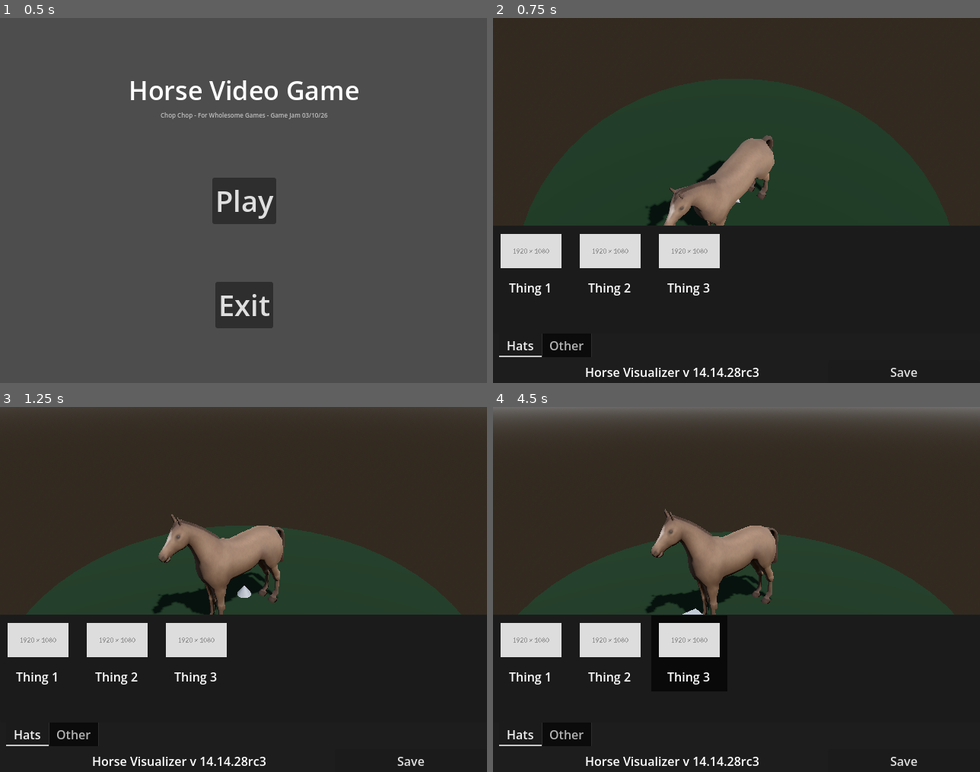
Above: before the commit, frames 1-4 (two rows, left to right).
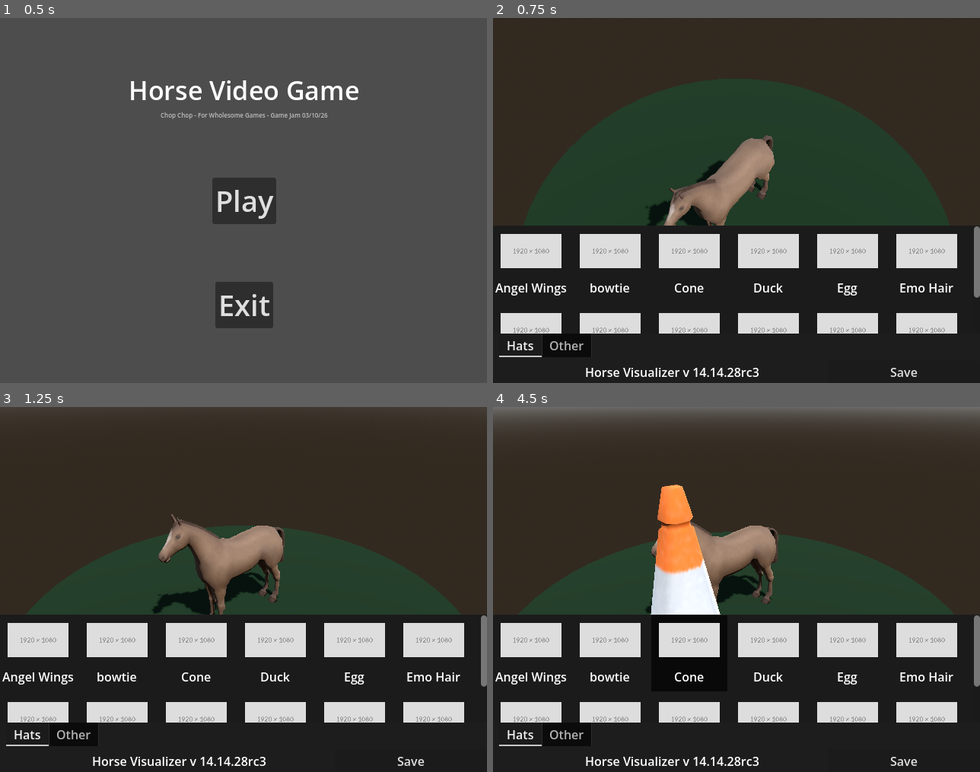
Above: after the commit, the same moments.

Repository: lukewhitingdev/gamejam-Bradys-Day-Out
Game: Godot game, scene res://Maps/MainMenuMap.tscn
Same seed, same stepped clock (60 frames per second), same inputs: the game is played once before the commit and once after it. The engine's default icon, where the game draws it, is replaced by a stand-in: a white triangle on a blue panel in a dark square.
Inputs (mouse positions are in pixels of both pictures, inside the frame that each line leads up to):
- Up to frame 1 (0.5 s): no input
- Up to frame 2 (0.75 s): click "Play" at 0.5 s
- Up to frame 3 (1.25 s): no input
- Up to frame 4 (4.5 s): tap Enter at 1.25 s; move the mouse to (736, 680) at 1.27 s; press the mouse at (736, 680) at 1.28 s; hold D (move_right) 1.28-2.03 s; tap Space (start_game) at 2 s; move the mouse to (531, 651) at 2.02 s; release the mouse at (531, 651) at 2.03 s; hold A (move_left) 2.03-2.75 s; click (531, 651) at 2.1 s; click "Save" at 2.75 s; move the mouse to (609, 651) at 3.52 s; hold Right mouse button (Right_Click) 3.53-4.28 s; hold D (move_right) from 3.53 s (still down); click (609, 651) at 3.8 s; move the mouse to (687, 651) at 4.27 s; click (687, 651) at 4.35 s

Frame 1 is identical in both runs. In frame 2, 8.8% of the frame differs, in the area x 0-100%, y 49-87%; in frame 3, 8.8%; in frame 4, 12%, in the area x 0-100%, y 21-87%.

Commit message:
Updated docs and added new props and updated UI in dressup map for new props

Diff:
--- a/app/chopchop/GameObjects/DressupCamera.tscn
+++ b/app/chopchop/GameObjects/DressupCamera.tscn
@@ -2,11 +2,6 @@
 
 [ext_resource type="Script" uid="uid://038fvp6kakgp" path="res://GameObjects/dressup_camera.gd" id="1_qg2v2"]
 [ext_resource type="PackedScene" uid="uid://1uvcjhnn2kkh" path="res://GameObjects/PlayerHorseMeshCollection.tscn" id="2_msrnv"]
-
-[sub_resource type="CylinderMesh" id="CylinderMesh_ul1a7"]
-top_radius = 0.0
-bottom_radius = 0.137
-height = 0.2
 
 [sub_resource type="SeparationRayShape3D" id="SeparationRayShape3D_qg2v2"]
 
@@ -15,8 +10,7 @@
 
 [node name="cursorobj" type="MeshInstance3D" parent="." unique_id=1169237213]
 unique_name_in_owner = true
-transform = Transform3D(0.5, 0, 0, 0, 0.5, 0, 0, 0, 0.5, 0, 1.6282498, 0)
-mesh = SubResource("CylinderMesh_ul1a7")
+transform = Transform3D(2, 0, 0, 0, 2, 0, 0, 0, 2, 0, 1.6282498, 0)
 
 [node name="Horse" parent="." unique_id=1159776203 instance=ExtResource("2_msrnv")]
 unique_name_in_owner = true
--- a/app/chopchop/GameObjects/Props/angelWingProp.tscn
+++ b/app/chopchop/GameObjects/Props/angelWingProp.tscn
@@ -6,6 +6,6 @@
 [node name="AngelWingProp" type="Node3D" unique_id=1933979478]
 
 [node name="MeshInstance3D" type="MeshInstance3D" parent="." unique_id=216369725]
-transform = Transform3D(4.843226, 24.844772, 0, -1.2422386, 96.864525, 0, 0, 0, 19.999998, 0.21850011, 0.26558167, 0.11259401)
+transform = Transform3D(0.48432264, 2.4844773, 0, -0.124223866, 9.686453, 0, 0, 0, 0.2, 0.0023385733, 0, 0)
 mesh = ExtResource("1_no11o")
 surface_material_override/0 = ExtResource("2_4ajqn")
--- a/app/chopchop/GameObjects/Props/bowtieProp.tscn
+++ b/app/chopchop/GameObjects/Props/bowtieProp.tscn
@@ -1,3 +1,10 @@
 [gd_scene format=3 uid="uid://bqeruht8xgo5f"]
 
+[ext_resource type="ArrayMesh" uid="uid://yayi64koukth" path="res://Assets/Meshes/bowtie.tres" id="1_hwkew"]
+[ext_resource type="Material" uid="uid://cjxvo3f0w5o6m" path="res://Materials/Props/PropMat.tres" id="2_vbbav"]
+
 [node name="BowtieProp" type="Node3D" unique_id=352626119]
+
+[node name="MeshInstance3D" type="MeshInstance3D" parent="." unique_id=128964285]
+mesh = ExtResource("1_hwkew")
+surface_material_override/0 = ExtResource("2_vbbav")
--- a/app/chopchop/GameObjects/dressup_camera.gd
+++ b/app/chopchop/GameObjects/dressup_camera.gd
@@ -5,6 +5,9 @@
 var bValidPlacingPosition: bool = false;
 
 @onready var AssetSelector: TableAssetSelectorScript = $"../UI/ColorRect/VBoxContainer/TabAssetSelector"
+
+var hasCurrentSelectedAsset = false
+var currentSelectedAsset: Resource
 
 const DegToRad = 0.0174533
 
@@ -21,7 +24,14 @@
 
 func _on_asset_changed(data: GridItemData):
 	print_debug("Changed asset to: %s with data: %s" % [data.Name, data.Asset])
+	currentSelectedAsset = data.Asset
+	hasCurrentSelectedAsset = true
 	var node = data.Asset.instantiate()
+	var children = %cursorobj.get_children()
+
+	for child in children:
+		child.queue_free()
+
 	%cursorobj.add_child(node)
 
 # Called every frame. 'delta' is the elapsed time since the previous frame.
@@ -69,8 +79,8 @@
 		TargetRotation.x -= event.relative.y * 0.3 * DegToRad
 		TargetRotation.x = clamp(TargetRotation.x, -89 * DegToRad, 2 * DegToRad)
 
-	if event.is_action_pressed("Left_Click") && bValidPlacingPosition:
-		var scene = load("res://Models/horse.tscn")
+	if event.is_action_pressed("Left_Click") && bValidPlacingPosition && hasCurrentSelectedAsset:
+		var scene = currentSelectedAsset
 		var instance = scene.instantiate()
 		%Horse.add_child(instance)
 		instance.global_position = %cursorobj.global_position
--- a/app/chopchop/Maps/DressupMap.tscn
+++ b/app/chopchop/Maps/DressupMap.tscn
@@ -2,11 +2,21 @@
 
 [ext_resource type="PackedScene" uid="uid://duaaacuu27dlc" path="res://GameObjects/DressupCamera.tscn" id="1_w1bt5"]
 [ext_resource type="PackedScene" uid="uid://dhpn27c2dsgj7" path="res://UI/Components/TabAssetSelector/TabAssetSelector.tscn" id="3_r8qcy"]
-[ext_resource type="PackedScene" uid="uid://dceip6uqvb6j2" path="res://GameObjects/Props/horseProp.tscn" id="4_0pwnk"]
+[ext_resource type="PackedScene" uid="uid://bytlfirejfd70" path="res://GameObjects/Props/angelWingProp.tscn" id="4_0pwnk"]
 [ext_resource type="Script" uid="uid://d3eg2k2t5iaua" path="res://Scripts/GridItemData.gd" id="4_ye5xf"]
-[ext_resource type="PackedScene" uid="uid://npbsrhalvqdo" path="res://GameObjects/PlaceholderAsset.tscn" id="5_0pwnk"]
+[ext_resource type="PackedScene" uid="uid://bqeruht8xgo5f" path="res://GameObjects/Props/bowtieProp.tscn" id="6_0pwnk"]
 [ext_resource type="PackedScene" uid="uid://da4rmkrkeds84" path="res://UI/Components/Footer/SaveFooter.tscn" id="6_q56ad"]
 [ext_resource type="Texture2D" uid="uid://srqiga0ssrn8" path="res://Assets/placeholder.svg" id="6_qq275"]
+[ext_resource type="PackedScene" uid="uid://b4fgg4bnxnrc6" path="res://GameObjects/Props/coneProp.tscn" id="7_0pwnk"]
+[ext_resource type="PackedScene" uid="uid://c71oqg5dgctwa" path="res://GameObjects/Props/duckProp.tscn" id="8_6jmne"]
+[ext_resource type="PackedScene" uid="uid://bv8mpqxmsekxu" path="res://GameObjects/Props/eggProp.tscn" id="9_7t57g"]
+[ext_resource type="PackedScene" uid="uid://bqcptvuhndhqi" path="res://GameObjects/Props/emoHairProp.tscn" id="10_7t57g"]
+[ext_resource type="PackedScene" uid="uid://bdwvcqeuhxu1j" path="res://GameObjects/Props/hornProp.tscn" id="11_46v5c"]
+[ext_resource type="PackedScene" uid="uid://dceip6uqvb6j2" path="res://GameObjects/Props/horseProp.tscn" id="12_0p6cv"]
+[ext_resource type="PackedScene" uid="uid://c6u1q0b12ekig" path="res://GameObjects/Props/moustacheProp.tscn" id="13_qcrb5"]
+[ext_resource type="PackedScene" uid="uid://b5p0mj3d5y1xr" path="res://GameObjects/Props/sheriffBadgeProp.tscn" id="14_an2ts"]
+[ext_resource type="PackedScene" uid="uid://cnkyhb5r6rii4" path="res://GameObjects/Props/sunglassesProp.tscn" id="15_qcrb5"]
+[ext_resource type="PackedScene" uid="uid://r15o3pjvut2k" path="res://GameObjects/Props/tophatProp.tscn" id="16_an2ts"]
 
 [sub_resource type="ProceduralSkyMaterial" id="ProceduralSkyMaterial_7dwbp"]
 
@@ -27,23 +37,86 @@
 
 [sub_resource type="Resource" id="Resource_d3pcb"]
 script = ExtResource("4_ye5xf")
-Name = "Thing 1"
+Name = "Angel Wings"
 AssetImage = ExtResource("6_qq275")
 Asset = ExtResource("4_0pwnk")
 metadata/_custom_type_script = "uid://d3eg2k2t5iaua"
 
 [sub_resource type="Resource" id="Resource_2spav"]
 script = ExtResource("4_ye5xf")
-Name = "Thing 2"
+Name = "bowtie"
 AssetImage = ExtResource("6_qq275")
-Asset = ExtResource("5_0pwnk")
+Asset = ExtResource("6_0pwnk")
 metadata/_custom_type_script = "uid://d3eg2k2t5iaua"
 
 [sub_resource type="Resource" id="Resource_q56ad"]
 script = ExtResource("4_ye5xf")
-Name = "Thing 3"
+Name = "Cone"
 AssetImage = ExtResource("6_qq275")
-Asset = ExtResource("5_0pwnk")
+Asset = ExtResource("7_0pwnk")
+metadata/_custom_type_script = "uid://d3eg2k2t5iaua"
+
+[sub_resource type="Resource" id="Resource_msrnv"]
+script = ExtResource("4_ye5xf")
+Name = "Duck"
+AssetImage = ExtResource("6_qq275")
+Asset = ExtResource("8_6jmne")
+metadata/_custom_type_script = "uid://d3eg2k2t5iaua"
+
+[sub_resource type="Resource" id="Resource_e12o6"]
+script = ExtResource("4_ye5xf")
+Name = "Egg"
+AssetImage = ExtResource("6_qq275")
+Asset = ExtResource("9_7t57g")
+metadata/_custom_type_script = "uid://d3eg2k2t5iaua"
+
+[sub_resource type="Resource" id="Resource_ul1a7"]
+script = ExtResource("4_ye5xf")
+Name = "Emo Hair"
+AssetImage = ExtResource("6_qq275")
+Asset = ExtResource("10_7t57g")
+metadata/_custom_type_script = "uid://d3eg2k2t5iaua"
+
+[sub_resource type="Resource" id="Resource_7t57g"]
+script = ExtResource("4_ye5xf")
+Name = "Horn"
+AssetImage = ExtResource("6_qq275")
+Asset = ExtResource("11_46v5c")
+metadata/_custom_type_script = "uid://d3eg2k2t5iaua"
+
+[sub_resource type="Resource" id="Resource_q2xwe"]
+script = ExtResource("4_ye5xf")
+Name = "Horse"
+AssetImage = ExtResource("6_qq275")
+Asset = ExtResource("12_0p6cv")
+metadata/_custom_type_script = "uid://d3eg2k2t5iaua"
+
+[sub_resource type="Resource" id="Resource_pj3nd"]
+script = ExtResource("4_ye5xf")
+Name = "Moustache"
+AssetImage = ExtResource("6_qq275")
+Asset = ExtResource("13_qcrb5")
+metadata/_custom_type_script = "uid://d3eg2k2t5iaua"
+
+[sub_resource type="Resource" id="Resource_yu4qx"]
+script = ExtResource("4_ye5xf")
+Name = "Sheriff Badge"
+AssetImage = ExtResource("6_qq275")
+Asset = ExtResource("14_an2ts")
+metadata/_custom_type_script = "uid://d3eg2k2t5iaua"
+
+[sub_resource type="Resource" id="Resource_n7jug"]
+script = ExtResource("4_ye5xf")
+Name = "Sunglasses"
+AssetImage = ExtResource("6_qq275")
+Asset = ExtResource("15_qcrb5")
+metadata/_custom_type_script = "uid://d3eg2k2t5iaua"
+
+[sub_resource type="Resource" id="Resource_ngluk"]
+script = ExtResource("4_ye5xf")
+Name = "Top Hat"
+AssetImage = ExtResource("6_qq275")
+Asset = ExtResource("16_an2ts")
 metadata/_custom_type_script = "uid://d3eg2k2t5iaua"
 
 [node name="DressupMap" type="Node3D" unique_id=772668591]
@@ -94,7 +167,7 @@
 layout_mode = 2
 size_flags_horizontal = 3
 size_flags_vertical = 10
-Items = Array[ExtResource("4_ye5xf")]([SubResource("Resource_d3pcb"), SubResource("Resource_2spav"), SubResource("Resource_q56ad")])
+Items = Array[ExtResource("4_ye5xf")]([SubResource("Resource_d3pcb"), SubResource("Resource_2spav"), SubResource("Resource_q56ad"), SubResource("Resource_msrnv"), SubResource("Resource_e12o6"), SubResource("Resource_ul1a7"), SubResource("Resource_7t57g"), SubResource("Resource_q2xwe"), SubResource("Resource_pj3nd"), SubResource("Resource_yu4qx"), SubResource("Resource_n7jug"), SubResource("Resource_ngluk")])
 
 [node name="SaveFooter" parent="UI/ColorRect/VBoxContainer" unique_id=610904564 instance=ExtResource("6_q56ad")]
 custom_minimum_size = Vector2(20, 20)
Not shown, changed: app/chopchop/docs/how_to_import_horse.md
